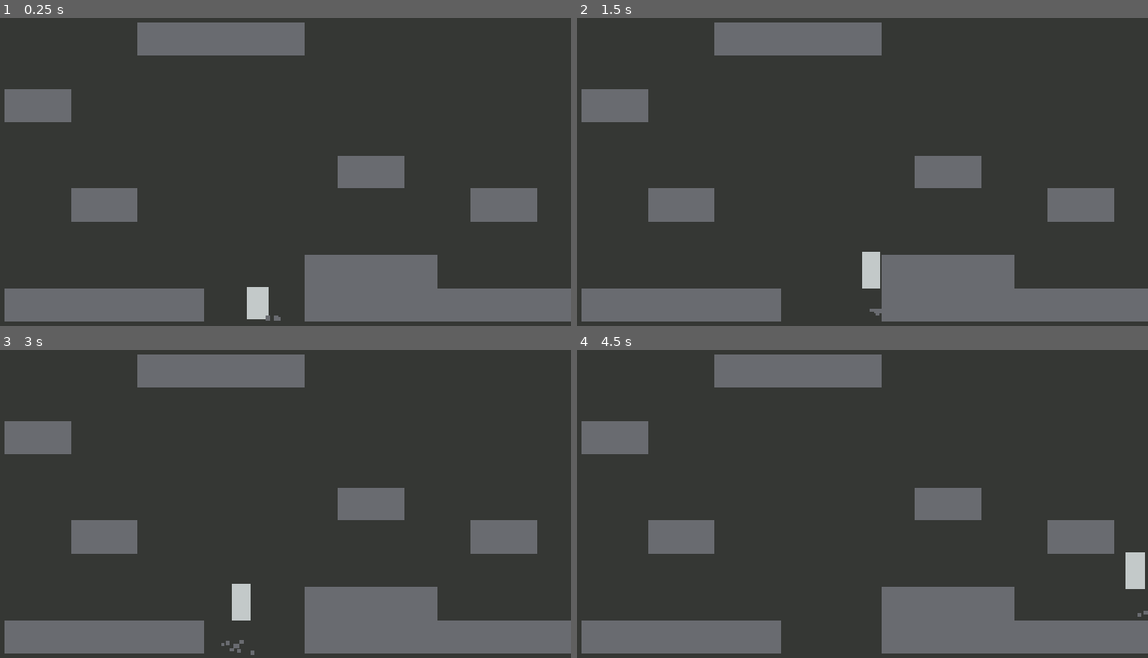
Above: before the commit, frames 1-4 (two rows, left to right).
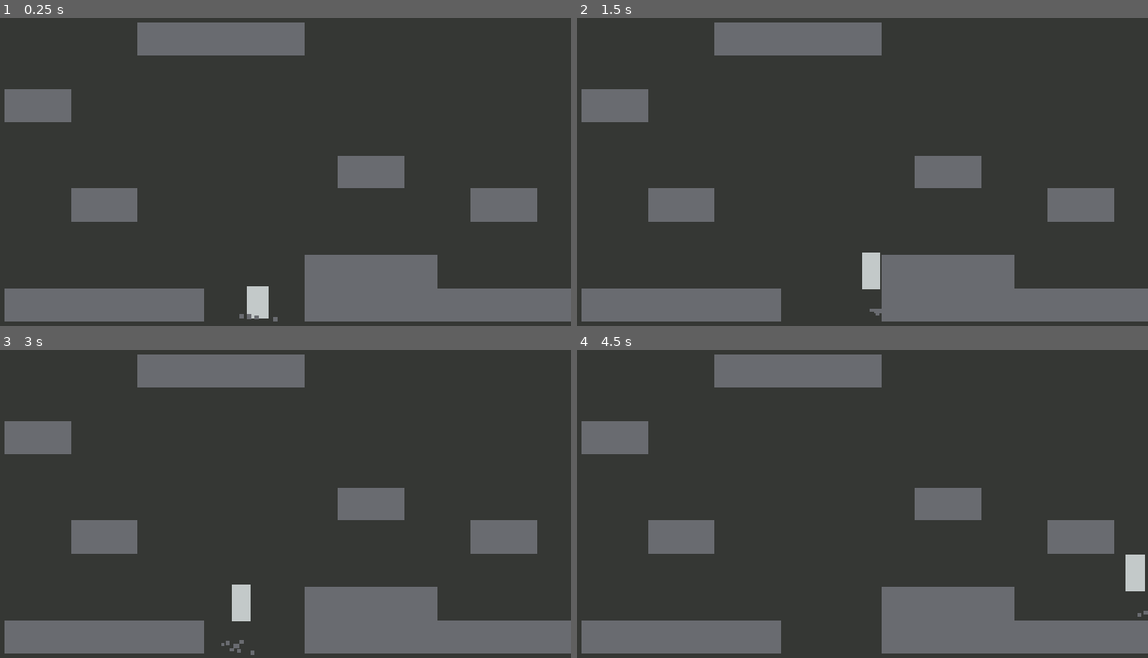
Above: after the commit, the same moments.

Repository: harperstoeckle/mole_game
Game: Godot game, scene res://scenes/main.tscn
The game is run twice, just before and just after one commit, with the same random seed, the same clock (stepped at 60 frames per second) and the same inputs.
Inputs:
- Up to frame 1 (0.25 s): no input
- Up to frame 2 (1.5 s): hold Space (jump) 0.53-1.28 s; hold D (right) from 0.53 s (still down); tap Space (jump) at 1.35 s
- Up to frame 3 (3 s): tap Space (jump) at 1.52, 1.82, 2.85 s; release D (right) at 2.03 s; hold A (left) 2.03-2.78 s; hold Space (jump) 2.03-2.78 s; hold D (right) from 2.78 s (still down)
- Up to frame 4 (4.5 s): tap Space (jump) at 3.02, 3.32, 4.35 s; hold Space (jump) 3.53-4.28 s; release D (right) at 4.28 s; hold A (left) from 4.28 s (still down)

The runs differ from the first frame. In frame 1, less than 0.1% of the frame differs, in the area x 41-50%, y 87-99%; in frame 2, less than 0.1%; in frame 3, less than 0.1%; in frame 4, less than 0.1%.

Commit message:
Allow the player to enter the ground

Diff:
--- a/scenes/main.tscn
+++ b/scenes/main.tscn
@@ -13,9 +13,9 @@
 position = Vector2(550, 635)
 shape = SubResource("WorldBoundaryShape2D_sgp6g")
 
-[node name="Player" parent="." unique_id=1467826575 instance=ExtResource("1_o5qli")]
-position = Vector2(551, 554)
-
 [node name="TileMapLayer" type="TileMapLayer" parent="." unique_id=1215131399]
 tile_map_data = PackedByteArray("AAAKAAgAAAAAAAAAAAALAAgAAAAAAAAAAAAMAAgAAAAAAAAAAAANAAgAAAAAAAAAAAAKAAkAAAAAAAAAAAALAA …(416 unchanged characters)…
 tile_set = ExtResource("2_0wfyh")
+
+[node name="Player" parent="." unique_id=1467826575 instance=ExtResource("1_o5qli")]
+position = Vector2(551, 554)
--- a/scenes/player.tscn
+++ b/scenes/player.tscn
@@ -13,6 +13,9 @@
 [sub_resource type="RectangleShape2D" id="RectangleShape2D_u8vuu"]
 size = Vector2(40, 64)
 
+[sub_resource type="CircleShape2D" id="CircleShape2D_dqkch"]
+radius = 12.369317
+
 [sub_resource type="Animation" id="Animation_u8vuu"]
 length = 0.001
 tracks/0/type = "value"
@@ -26,6 +29,18 @@
 "transitions": PackedFloat32Array(1),
 "update": 0,
 "values": [Vector2(1, 1)]
+}
+tracks/1/type = "value"
+tracks/1/imported = false
+tracks/1/enabled = true
+tracks/1/path = NodePath("DigParticles:emitting")
+tracks/1/interp = 1
+tracks/1/loop_wrap = true
+tracks/1/keys = {
+"times": PackedFloat32Array(0),
+"transitions": PackedFloat32Array(1),
+"update": 1,
+"values": [false]
 }
 
 [sub_resource type="Animation" id="Animation_dqkch"]
@@ -57,6 +72,18 @@
 "update": 0,
 "values": [Vector2(1, 1), Vector2(0, 0)]
 }
+tracks/2/type = "value"
+tracks/2/imported = false
+tracks/2/enabled = true
+tracks/2/path = NodePath("DigParticles:emitting")
+tracks/2/interp = 1
+tracks/2/loop_wrap = true
+tracks/2/keys = {
+"times": PackedFloat32Array(0),
+"transitions": PackedFloat32Array(1),
+"update": 1,
+"values": [true]
+}
 
 [sub_resource type="Animation" id="Animation_3vyb7"]
 resource_name = "jump"
@@ -116,6 +143,34 @@
 "args": [],
 "method": &"spawn"
 }]
+}
+
+[sub_resource type="Animation" id="Animation_qlg0r"]
+resource_name = "leave_ground"
+length = 0.1
+tracks/0/type = "value"
+tracks/0/imported = false
+tracks/0/enabled = true
+tracks/0/path = NodePath("ColorRect:scale")
+tracks/0/interp = 1
+tracks/0/loop_wrap = true
+tracks/0/keys = {
+"times": PackedFloat32Array(0, 0.1),
+"transitions": PackedFloat32Array(1, 1),
+"update": 0,
+"values": [Vector2(0, 0), Vector2(1, 1)]
+}
+tracks/1/type = "value"
+tracks/1/imported = false
+tracks/1/enabled = true
+tracks/1/path = NodePath("DigParticles:emitting")
+tracks/1/interp = 1
+tracks/1/loop_wrap = true
+tracks/1/keys = {
+"times": PackedFloat32Array(0),
+"transitions": PackedFloat32Array(1),
+"update": 1,
+"values": [false]
 }
 
 [sub_resource type="AnimationLibrary" id="AnimationLibrary_g2els"]
@@ -123,10 +178,38 @@
 &"RESET": SubResource("Animation_u8vuu"),
 &"enter_ground": SubResource("Animation_dqkch"),
 &"jump": SubResource("Animation_3vyb7"),
-&"land": SubResource("Animation_qhqgy")
-}
+&"land": SubResource("Animation_qhqgy"),
+&"leave_ground": SubResource("Animation_qlg0r")
+}
+
+[sub_resource type="Curve" id="Curve_dqkch"]
+_data = [Vector2(0, 0.3825), 0.0, 12.617202, 0, 0, Vector2(0.13464338, 1), 0.0, 0.0, 0, 0, Vector2(1, 0), 0.0, 0.0, 0, 0]
+point_count = 3
+
+[sub_resource type="CurveTexture" id="CurveTexture_qlg0r"]
+curve = SubResource("Curve_dqkch")
+
+[sub_resource type="ParticleProcessMaterial" id="ParticleProcessMaterial_tuyoq"]
+particle_flag_disable_z = true
+emission_shape = 3
+emission_box_extents = Vector3(20, 20, 1)
+spread = 180.0
+initial_velocity_min = 22.07
+initial_velocity_max = 56.57
+angular_velocity_min = -155.92001
+angular_velocity_max = 120.16998
+gravity = Vector3(0, 0, 0)
+damping_min = 94.483
+damping_max = 97.65501
+scale_min = 6.2999997
+scale_max = 13.11
+scale_curve = SubResource("CurveTexture_qlg0r")
+
+[sub_resource type="RectangleShape2D" id="RectangleShape2D_dqkch"]
+size = Vector2(44, 69)
 
 [node name="Player" type="CharacterBody2D" unique_id=1467826575]
+collision_layer = 0
 script = ExtResource("1_3vyb7")
 fall_accel_curve = SubResource("Curve_3vyb7")
 fall_accel = 6000.0
@@ -139,20 +222,24 @@
 floor_friction = 0.95
 
 [node name="CollisionShape2D" type="CollisionShape2D" parent="." unique_id=1981543053]
-position = Vector2(0, -32)
 shape = SubResource("RectangleShape2D_u8vuu")
+
+[node name="InGroundCollisionShape" type="CollisionShape2D" parent="." unique_id=450525320]
+shape = SubResource("CircleShape2D_dqkch")
 
 [node name="ColorRect" type="ColorRect" parent="." unique_id=1982897312]
 offset_left = -20.0
-offset_top = -64.0
+offset_top = -32.0
 offset_right = 20.0
-pivot_offset_ratio = Vector2(0.5, 1)
-color = Color(0.7663, 0.788815, 0.79, 1)
+offset_bottom = 32.0
+pivot_offset_ratio = Vector2(0.5, 0.5)
+color = Color(0.7647059, 0.7882353, 0.7882353, 1)
 
 [node name="AnimationPlayer" type="AnimationPlayer" parent="." unique_id=137727513]
 libraries/ = SubResource("AnimationLibrary_g2els")
 
 [node name="EffectSpawner" type="Node2D" parent="." unique_id=1272859641]
+position = Vector2(0, 32)
 script = ExtResource("2_g2els")
 scene = ExtResource("3_qhqgy")
 metadata/_custom_type_script = "uid://0tlhn1hb7swc"
@@ -168,4 +255,17 @@
 scene = ExtResource("4_dqkch")
 metadata/_custom_type_script = "uid://0tlhn1hb7swc"
 
+[node name="DigParticles" type="GPUParticles2D" parent="." unique_id=1656011642]
+modulate = Color(0.7647059, 0.7882353, 0.7882353, 1)
+emitting = false
+amount = 20
+lifetime = 0.3
+process_material = SubResource("ParticleProcessMaterial_tuyoq")
+
+[node name="LeaveGroundDetectionArea" type="Area2D" parent="." unique_id=1440173658]
+
+[node name="CollisionShape2D" type="CollisionShape2D" parent="LeaveGroundDetectionArea" unique_id=1119500010]
+position = Vector2(0, -0.5)
+shape = SubResource("RectangleShape2D_dqkch")
+
 [connection signal="timeout" from="JumpHoldTimer" to="." method="stop_holding_jump"]
--- a/scripts/player.gd
+++ b/scripts/player.gd
@@ -1,4 +1,8 @@
 extends CharacterBody2D
+
+
+const OUT_OF_GROUND_COLLISION_MASK: int = 0b01
+const IN_GROUND_COLLISION_MASK: int = 0b10
 
 
 ## Maps the current velocity to the acceleration of gravity.
@@ -6,7 +10,7 @@
 @export var fall_accel_curve: Curve
 @export var fall_accel: float = 1000
 @export var jump_speed: float = 1000
-### Gravity is multiplied by this when holding jump.
+## Gravity is multiplied by this when holding jump.
 @export var jump_hold_gravity_factor: float = 0.5
 
 @export_group("strafe")
@@ -19,10 +23,12 @@
 
 @onready var animation_player: AnimationPlayer = $AnimationPlayer
 @onready var jump_hold_timer: Timer = $JumpHoldTimer
+@onready var leave_ground_detection_area: Area2D = $LeaveGroundDetectionArea
 
 
 var _has_jumped_in_air := false
 var _is_holding_jump := false
+var _is_in_ground := false
 
 
 func _unhandled_input(event: InputEvent) -> void:
@@ -38,11 +44,14 @@
 	elif event.is_action_released("jump"):
 		stop_holding_jump()
 	elif event.is_action_pressed("ui_down"):
-		animation_player.stop()
-		animation_player.play("enter_ground")
+		enter_ground()
 
 
 func _physics_process(delta: float) -> void:
+	# Leave the ground if there's enough room (i.e., we're not overlapping with any ground).
+	if _is_in_ground and not leave_ground_detection_area.get_overlapping_bodies():
+		leave_ground()
+
 	if not is_on_floor():
 		var accel_factor: float = 1.0
 		if fall_accel_curve:
@@ -67,3 +76,15 @@
 
 func stop_holding_jump() -> void:
 	_is_holding_jump = false
+
+func enter_ground() -> void:
+	animation_player.stop()
+	animation_player.play("enter_ground")
+	collision_mask = IN_GROUND_COLLISION_MASK
+	_is_in_ground = true
+
+func leave_ground() -> void:
+	animation_player.stop()
+	animation_player.play("leave_ground")
+	collision_mask = OUT_OF_GROUND_COLLISION_MASK
+	_is_in_ground = false
